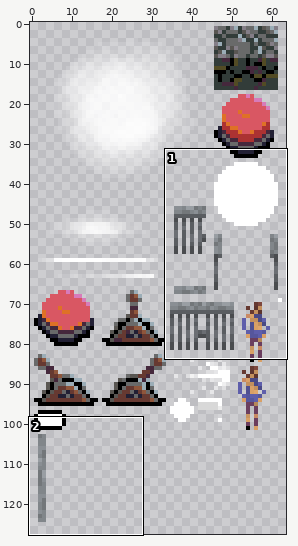
A sprite sheet gets an edit: res/atlas/tiles.png. The first picture is a wide view before the edit; the outline marks the close-up.
Close-up. The starting point:
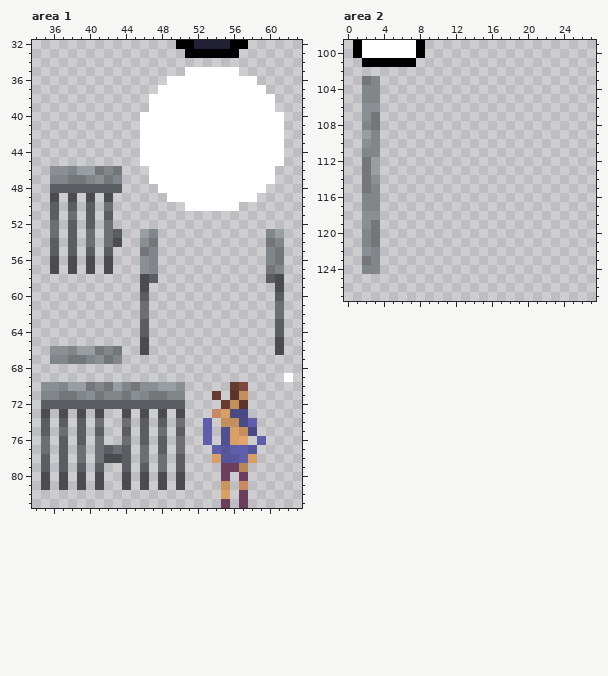
The file is 64x128 pixels. Pixels under 10% opacity are left out. Colours within 5 levels of each other are drawn and written as one. Shown: area 1: x 34..63, y 32..83; area 2: x 0..27, y 99..127.
And afterwards:
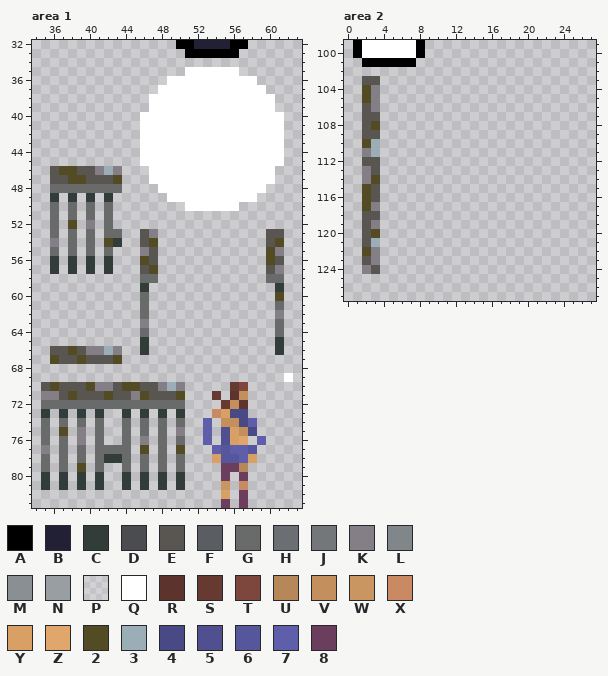
Palette (. is transparent): A #000000  B #222034  C #323c39  D #4a4c4f  E #595652  F #5a5d61  G #696a6a  H #6b6e73  J #73777a  K #847e87  L #81868a  M #8a8f94  N #999ea3  P #ffffff1c  Q #ffffff  R #5c342d  S #663931  T #7d473d  U #b58759  V #c28f5d  W #c99561  X #c98a63  Y #d9a066  Z #e0a66c  2 #524b24  3 #9badb7  4 #494985  5 #505091  6 #56569c  7 #5e5eab  8 #6b3e5e
From old to new:
--- area 1
@@ x 34..63 @@
 45 ............QQQQQQQQQQQQQQQQ..
-46 ..MMLNNJLJ...QQQQQQQQQQQQQQ...
-47 ..LLJJLMJL...QQQQQQQQQQQQQQ...
-48 ..FFFFFFFF....QQQQQQQQQQQQ....
-49 ..D.D.D.D......QQQQQQQQQQ.....
-50 ..F.F.F.H........QQQQQQ.......
-51 ..F.H.F.F.....................
-52 ..H.F.F.H.....................
-53 ..H.F.H.HF..NL............LN..
-54 ..F.F.H.HD..MJ............JL..
-55 ..F.F.F.F...JL............LJ..
-56 ..D.D.D.D...ML............LJ..
-57 ..D.D.D.D...ML............JL..
-58 ............DF............FD..
-59 ............D..............D..
-60 ............F..............F..
-61 ............H..............H..
-62 ............H..............H..
-63 ............F..............F..
-64 ............F..............F..
-65 ............D..............D..
-66 ..MMLNNJLJ..D..............D..
-67 ..LLJJLMJL....................
+46 ..E22EEK3K...QQQQQQQQQQQQQQ...
+47 ..EE22EEE2...QQQQQQQQQQQQQQ...
+48 ..GGGGGGGG....QQQQQQQQQQQQ....
+49 ..C.C.C.C......QQQQQQQQQQ.....
+50 ..G.G.G.G........QQQQQQ.......
+51 ..G.G.G.G.....................
+52 ..G.2.K.G.....................
+53 ..G.G.G.GG..EK............EE..
+54 ..K.G.G.2C..E2............E2..
+55 ..G.G.G.G...KE............2K..
+56 ..C.C.C.C...2E............2E..
+57 ..C.C.C.C...E2............EK..
+58 ............GG............GG..
+59 ............C..............C..
+60 ............G..............2..
+61 ............G..............G..
+62 ............G..............K..
+63 ............K..............G..
+64 ............G..............G..
+65 ............C..............C..
+66 ..EE2EKK3K..C..............C..
+67 ..2EE2EEE2....................
 68 ..............................
 69 ............................Q.
-70 .MMLNNJLJNLJMMNNM.....ST......
-71 .LLJJLMJLLJMLJJLL...S.RV......
-72 .FFFFFFFFFFFFFFFF....SVR......
-73 .D.D.D.D..D.D.D.D...XY44......
-74 .F.F.F.H..H.F.F.H..7.VV47.....
-75 .F.H.F.F..F.F.H.F..7.5YV4.....
-76 .H.F.F.H..H.F.F.H..7.5YZ.7....
-77 .H.F.H.HFHF.H.F.H...76776.....
-78 .F.F.H.HDDF.H.H.F...Y667Y.....
-79 .F.F.F.F..F.F.H.F....88U......
-80 .D.D.D.D..D.D.D.D....8.8......
-81 .D.D.D.D..D.D.D.D....W.X......
+70 .E2EEE2KKE22EEK3K.....ST......
+71 .KKE2EEE2EEK2EEE2...S.RV......
+72 .GGGGGGGGGGGGGGGG....SVR......
+73 .C.C.C.C..C.C.C.C...XY44......
+74 .G.G.G.G..G.G.G.G..7.VV47.....
+75 .G.2.K.G..G.G.G.K..7.5YV4.....
+76 .G.G.K.G..G.K.G.G..7.5YZ.7....
+77 .K.G.G.GGGG.2.G.2...76776.....
+78 .G.G.G.GCCG.G.G.G...Y667Y.....
+79 .G.G.2.G..G.G.G.G....88U......
+80 .C.C.C.C..C.C.C.C....8.8......
+81 .C.C.C.C..C.C.C.C....W.X......
 82 .....................Y.8......
--- area 2
@@ x 0..5 @@
 102 ......
-103 ..JL..
-104 ..LL..
-105 ..LL..
-106 ..MM..
-107 ..MJ..
-108 ..LJ..
-109 ..NL..
-110 ..ML..
-111 ..LL..
-112 ..JN..
-113 ..JN..
-114 ..JM..
-115 ..JL..
-116 ..LL..
-117 ..LL..
-118 ..MM..
-119 ..MJ..
-120 ..LJ..
-121 ..LJ..
-122 ..ML..
-123 ..JL..
-124 ..LL..
+103 ..EE..
+104 ..2K..
+105 ..2K..
+106 ..EK..
+107 ..EE..
+108 ..E2..
+109 ..EE..
+110 ..23..
+111 ..K3..
+112 ..EE..
+113 ..KE..
+114 ..K2..
+115 ..2E..
+116 ..2E..
+117 ..2K..
+118 ..EE..
+119 ..EK..
+120 ..E2..
+121 ..E3..
+122 ..2K..
+123 ..EK..
+124 ..KE..
 125 ......
Where, in picture pixels (left, top, right, bottom), the same in both close-ups:
changed: (41, 166, 185, 490)
changed: (266, 229, 284, 355)
changed: (362, 76, 380, 274)
